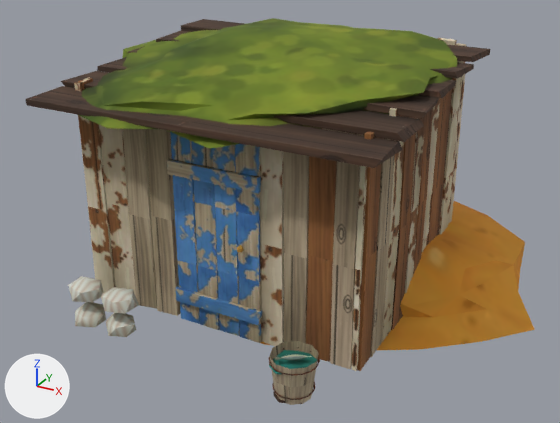
Renders of the glTF model public/assets/world/cooler_l2/model.glb from each side of a commit.
The view is the same before and after, from a 50 mm camera at (3.09, -6.04, 3.79) aimed at (-0.1, -0.23, 0.89). Arrows for +X, +Y and +Z are at lower left; the lights stay in place. The first picture is the older version. Vertices at exactly the same position are counted once.

In view in the first picture: 'cooler_l2'.
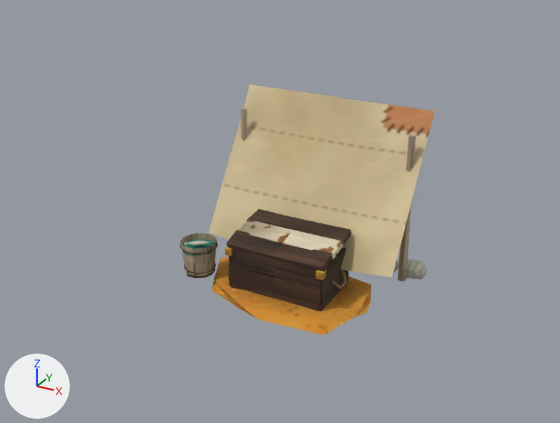
Boxes [x1, y1, x2, y2] around the edits, measured in the pictures (560 x 423 px; the box of a moved part takes in the faces that stretch with it):
'cooler_l2', reshaped, moved, rescaled (50% narrower, 35% shorter): before [25, 18, 535, 405]; after [180, 85, 435, 335]
part 1 of me_cooler_l2, added: after [225, 246, 233, 256]
part 2 of me_cooler_l2, added: after [316, 270, 326, 280]
part 3 of me_cooler_l2, moved or reshaped: before [272, 382, 315, 400]; after [184, 263, 216, 274]
part 4 of me_cooler_l2, moved or reshaped: before [269, 347, 320, 376]; after [180, 238, 218, 254]
part 5 of me_cooler_l2, moved or reshaped (not visible afterwards): before [281, 354, 312, 360]
part 6 of me_cooler_l2, moved or reshaped: before [269, 341, 319, 405]; after [180, 233, 217, 276]
part 7 of me_cooler_l2, added: after [189, 240, 212, 245]
part 8 of me_cooler_l2, deleted: before [25, 18, 490, 404]
part 9 of me_cooler_l2, cut back: before [260, 201, 535, 350]; after [183, 85, 435, 335]

Edits to the bpy script that builds the scene:
```text
Change me_cooler_l2:
    used by ob_cooler_l2; location = (0.0, 0.0, 1.23); scale = (2.23, 2.23, 2.23)
    remove me_cooler_l2.from_pydata(...)  # 1354 vertices, 2365 faces; spans x -1.0..1.0, y -0.91..0.91, z -0.55..0.55
    add me_cooler_l2.from_pydata(...)  # 797 vertices, 1328 faces; spans x -1.0..1.0, y -0.72..0.72, z -0.79..0.79
    me_cooler_l2 part 1: a new loose piece, a box spanning x -0.482..-0.419, y -0.479..-0.415, z -0.374..-0.311, in mat_cove_atlas
    me_cooler_l2 part 2: a new loose piece, a box spanning x 0.385..0.449, y -0.479..-0.415, z -0.374..-0.311, in mat_cove_atlas
    me_cooler_l2 part 3: the loose piece of 68 vertices spanning x 0.33..0.48, y -0.9..-0.75, z -0.42..-0.41 is scaled about its middle by 2.02, then moved by (-1.23, 0.46, -0.21)
    me_cooler_l2 part 4: the loose piece of 68 vertices spanning x 0.32..0.49, y -0.91..-0.74, z -0.31 is scaled about its middle by (2.02, 2.02, 2), then moved by (-1.23, 0.46, -0.11)
    me_cooler_l2 part 5: the loose piece of 72 vertices spanning x 0.37..0.46, y -0.86..-0.8, z -0.3..-0.29 is turned -17.2 degrees about the z axis through its middle and scaled by 2.74, then moved by (-0.34, 0.69, 0.0)
    me_cooler_l2 part 6: the loose piece of 30 vertices spanning x 0.32..0.49, y -0.9..-0.75, z -0.44..-0.29 is scaled about its middle by 2.02, then moved by (-1.23, 0.46, -0.16)
    me_cooler_l2 part 7: the loose piece of 72 vertices spanning x 0.37..0.46, y -0.86..-0.8, z -0.3..-0.29 is copied, and the copy is multiplied about its middle by the matrix ((0.763, 1.837, -0.352), (1.837, -0.665, 0.514), (0.352, -0.514, -1.922)), then moved by (-1.23, 0.47, -0.09); it spans x -0.9..-0.73, y -0.42..-0.3, z -0.4..-0.37
    me_cooler_l2 part 8: 63 loose pieces with 921 vertices, spanning x -0.81..0.64, y -0.91..0.48, z -0.44..0.55, are deleted
    me_cooler_l2 part 9: 195 vertices removed from x -1.0..1.0, y -0.83..0.91, z -0.55..0.42; 423 vertices added at x -1.0..1.0, y -0.72..0.72, z -0.79..0.79
    other edits to the shape of me_cooler_l2 do not show in these pictures
Change ob_cooler_l2:
    ob_cooler_l2.location: (0.0, 0.0, 1.23) -> (0.0, 0.0, 0.876)
    ob_cooler_l2.scale: (2.23, 2.23, 2.23) -> (1.11, 1.11, 1.11)
```
